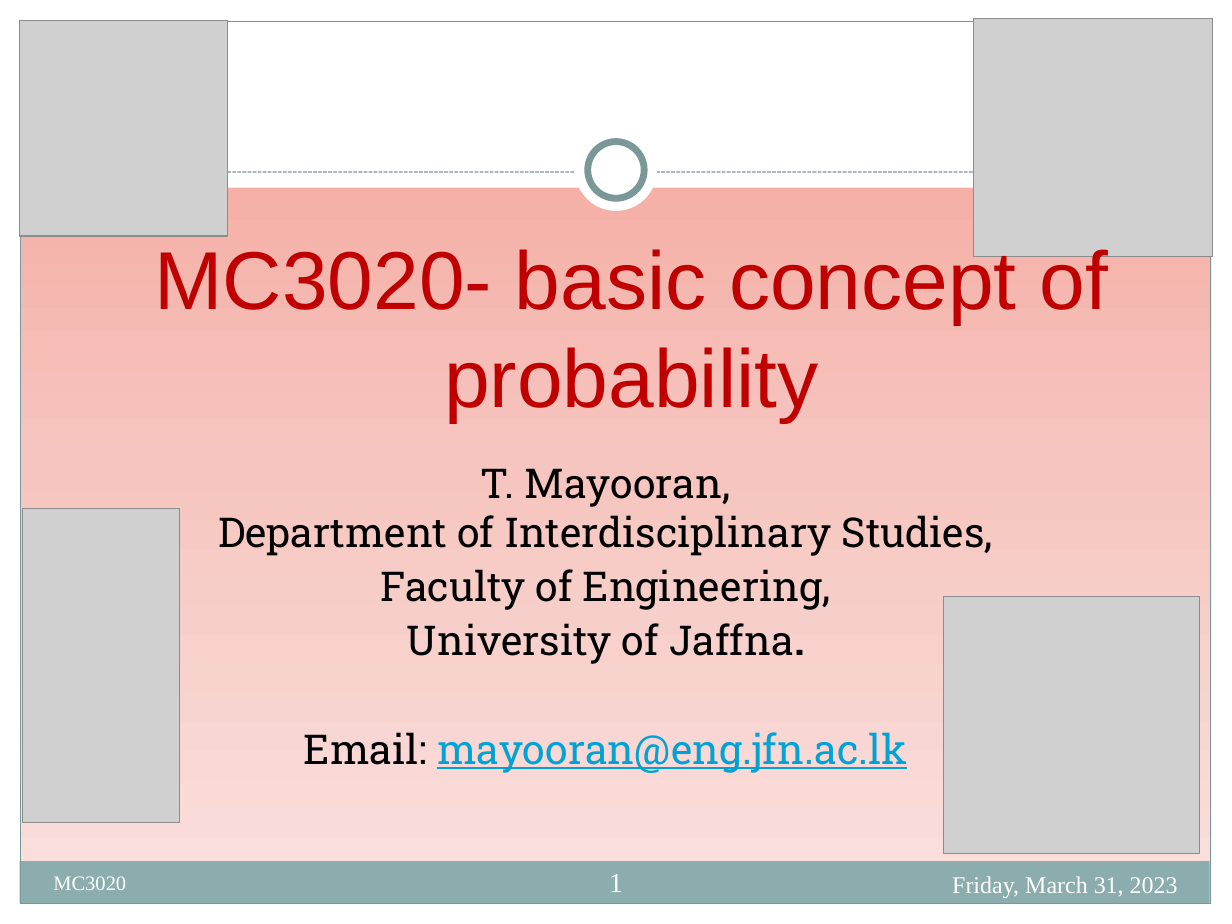
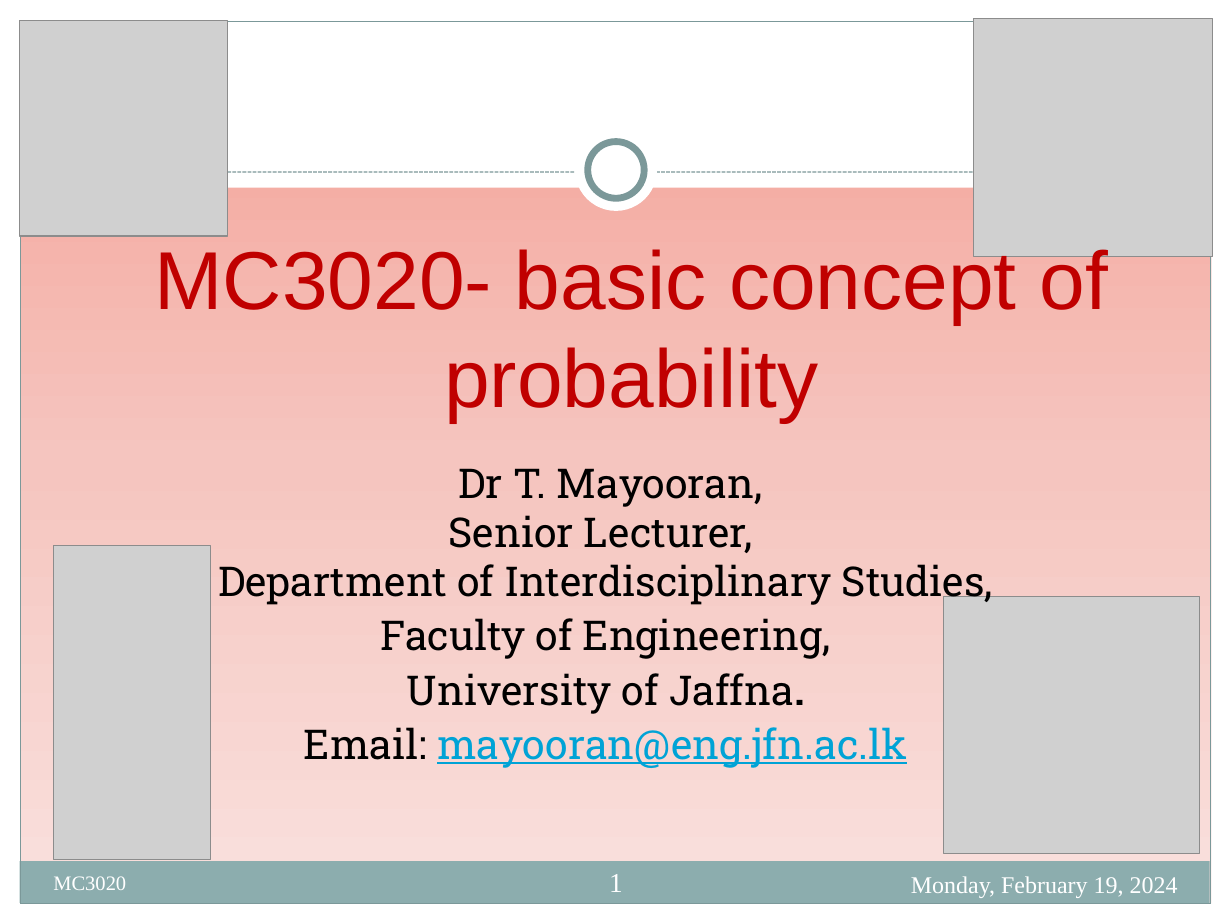
Before and after one commit to Mayooran1987/MC3020_E22, a slide deck: slide 1 of Lect_1.pptx. Drawn at 1232x924 pixels with LibreOffice and Linux fonts; fonts in the diff are those of the drawing; grey boxes stand for pictures. Boxes give left, top, right and bottom in pixels: in the first picture for what was removed or moved away, otherwise in the second. Text is boxed around its words. In the diff, an @@ line names an element or a change of style, - is before the commit and + after.

```diff
--- a/Lect_1.pptx
+++ b/Lect_1.pptx
@@ text at box(449, 468, 763, 553): text changed @@
-T. Mayooran,
+Dr T. Mayooran,
+Senior Lecturer,
@@ picture: place and size @@
-picture at box(22, 509, 179, 823)
+picture at box(54, 546, 211, 860)
@@ text at box(911, 876, 1178, 898): text changed @@
-Friday, March 31, 2023
+Monday, February 19, 2024
```
Also in this commit, not shown: 70 other slides changed, 2 slides added, 2 slides removed.
